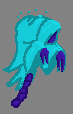
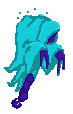
The second 73×114 image is a revision of the first. Changes to its layers:
hid "4" over <box>3,9,66,108</box>
showed "1", opacity 41% → 100% over <box>4,8,65,109</box>
hid "Background" over <box>0,0,73,114</box>
